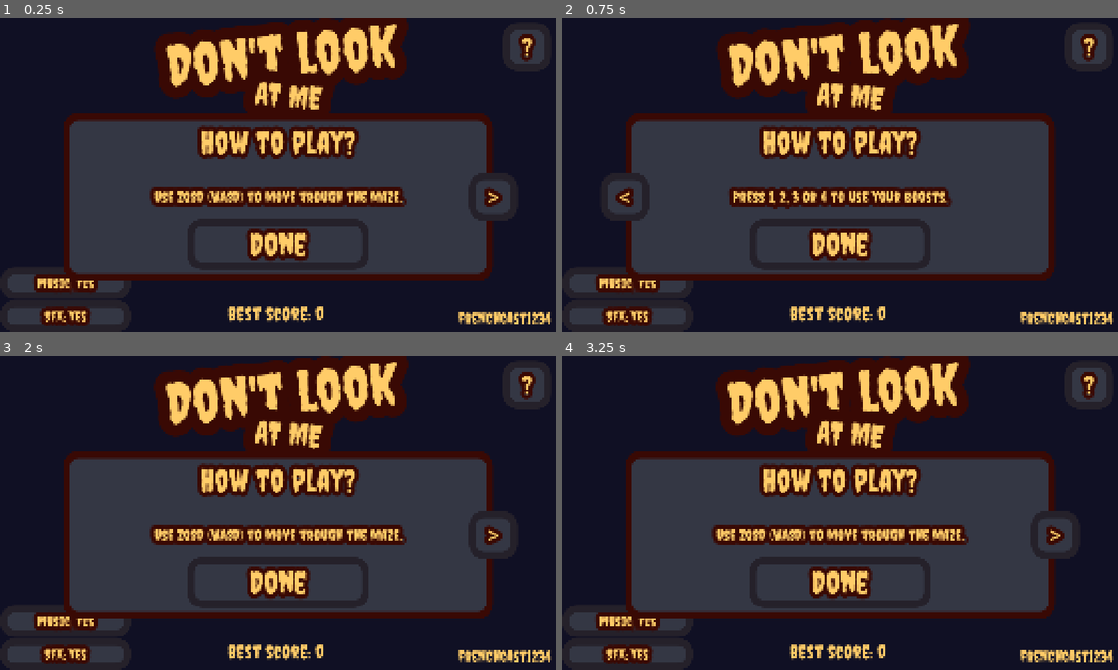
Above: before the commit, frames 1-4 (two rows, left to right).
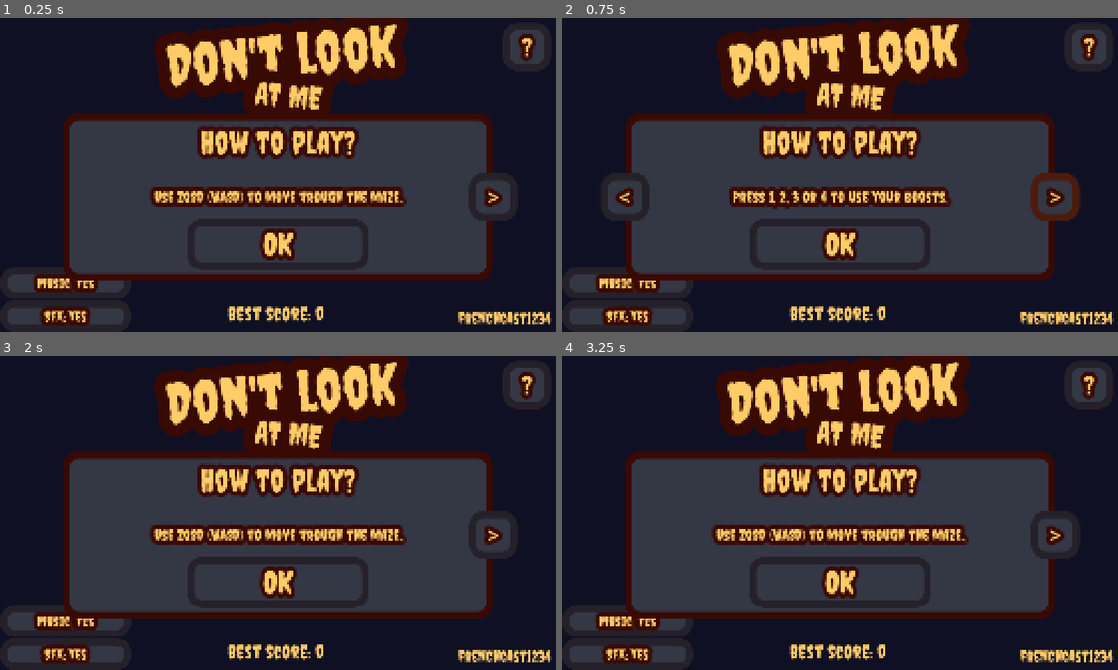
Above: after the commit, the same moments.

Repository: frenchcast1234/dont-look
Game: Godot game, scene res://src/menu/menu.tscn
The game is run twice, just before and just after one commit, with the same random seed, the same clock (stepped at 60 frames per second) and the same inputs.
Inputs:
- Up to frame 1 (0.25 s): no input
- Up to frame 2 (0.75 s): click ">" at 0.5 s
- Up to frame 3 (2 s): click "<" at 1.25 s
- Up to frame 4 (3.25 s): click "Play" at 2 s; click "Play" at 2.75 s

The runs differ from the first frame. In frame 1, 0.7% of the frame differs, in the area x 44-56%, y 67-78%; in frame 2, 1.7%, in the area x 44-94%, y 49-78%; in frame 3, 0.7%; in frame 4, 0.7%.

Commit message:
Ajout de la touche de l'inventaire dans la popup tuto

Diff:
--- a/project.godot
+++ b/project.godot
@@ -85,8 +85,7 @@
 }
 pause={
 "deadzone": 0.2,
-"events": [Object(InputEventKey,"resource_local_to_scene":false,"resource_name":"","device":-1,"window_id":0,"alt_pressed":false,"shift_pressed":false,"ctrl_pressed":false,"meta_pressed":false,"pressed":false,"keycode":0,"physical_keycode":69,"key_label":0,"unicode":101,"location":0,"echo":false,"script":null)
-]
+"events": []
 }
 
 [physics]
--- a/src/menu/info_popup.gd
+++ b/src/menu/info_popup.gd
@@ -1,11 +1,25 @@
 extends Panel
 
+var infos: Array[Dictionary] = [
+	{ "text": "Use ZQSD (WASD) to move trough the maze.", "next": true, "last": false },
+	{ "text": "Press 1, 2, 3 or 4 to use your boosts.", "next": true, "last": true },
+	{ "text": "Press E to toggle the pause menu.", "next": false, "last": true },
+]
+var index: int = 0
+
+func _ready() -> void:
+	%Info.text = infos[index].text
+	$Next.visible = infos[index].next
+	$Last.visible = infos[index].last
+
 func _on_next_pressed() -> void:
-	%Info.text = "Press 1, 2, 3 or 4 to use your boosts."
-	$Next.visible = false
-	$Last.visible = true
+	index += 1
+	%Info.text = infos[index].text
+	$Next.visible = infos[index].next
+	$Last.visible = infos[index].last
 
 func _on_last_pressed() -> void:
-	%Info.text = "Use ZQSD (WASD) to move trough the maze."
-	$Last.visible = false
-	$Next.visible = true
+	index -= 1
+	%Info.text = infos[index].text
+	$Next.visible = infos[index].next
+	$Last.visible = infos[index].last
--- a/src/menu/menu.tscn
+++ b/src/menu/menu.tscn
@@ -17,6 +17,18 @@
 corner_radius_bottom_right = 60
 corner_radius_bottom_left = 60
 
+[sub_resource type="StyleBoxFlat" id="StyleBoxFlat_xwqk2"]
+bg_color = Color(0.15686275, 0.1764706, 0.22352941, 1)
+border_width_left = 30
+border_width_top = 30
+border_width_right = 30
+border_width_bottom = 30
+border_color = Color(0.29411766, 0.105882354, 0.050980393, 1)
+corner_radius_top_left = 60
+corner_radius_top_right = 60
+corner_radius_bottom_right = 60
+corner_radius_bottom_left = 60
+
 [sub_resource type="StyleBoxFlat" id="StyleBoxFlat_sblgy"]
 bg_color = Color(0.20392157, 0.21568628, 0.26666668, 1)
 border_width_left = 30
@@ -97,11 +109,13 @@
 grow_horizontal = 2
 grow_vertical = 2
 theme_override_colors/font_color = Color(1, 0.8, 0.40784314, 1)
+theme_override_colors/font_pressed_color = Color(0.9764706, 0.7764706, 0.39607844, 1)
 theme_override_colors/font_hover_color = Color(0.9764706, 0.7764706, 0.39607844, 1)
 theme_override_colors/font_outline_color = Color(0.22352941, 0.03529412, 0.015686275, 1)
 theme_override_constants/outline_size = 70
 theme_override_font_sizes/font_size = 128
 theme_override_styles/normal = SubResource("StyleBoxFlat_2wf1j")
+theme_override_styles/pressed = SubResource("StyleBoxFlat_xwqk2")
 theme_override_styles/hover = SubResource("StyleBoxFlat_sblgy")
 text = "        Play        "
 
@@ -198,11 +212,13 @@
 offset_bottom = 220.0
 grow_horizontal = 0
 theme_override_colors/font_color = Color(1, 0.8, 0.40784314, 1)
+theme_override_colors/font_pressed_color = Color(0.9764706, 0.7764706, 0.39607844, 1)
 theme_override_colors/font_hover_color = Color(0.9764706, 0.7764706, 0.39607844, 1)
 theme_override_colors/font_outline_color = Color(0.22352941, 0.03529412, 0.015686275, 1)
 theme_override_constants/outline_size = 70
 theme_override_font_sizes/font_size = 100
 theme_override_styles/normal = SubResource("StyleBoxFlat_2wf1j")
+theme_override_styles/pressed = SubResource("StyleBoxFlat_xwqk2")
 theme_override_styles/hover = SubResource("StyleBoxFlat_sblgy")
 text = "?"
 
@@ -265,11 +281,13 @@
 custom_minimum_size = Vector2(753, 210)
 layout_mode = 2
 theme_override_colors/font_color = Color(1, 0.8, 0.40784314, 1)
-theme_override_colors/font_hover_color = Color(0.9764706, 0.7764706, 0.39607844, 1)
-theme_override_colors/font_outline_color = Color(0.22352941, 0.03529412, 0.015686275, 1)
-theme_override_constants/outline_size = 70
-theme_override_font_sizes/font_size = 128
-theme_override_styles/normal = SubResource("StyleBoxFlat_2wf1j")
+theme_override_colors/font_pressed_color = Color(0.9764706, 0.7764706, 0.39607844, 1)
+theme_override_colors/font_hover_color = Color(0.9764706, 0.7764706, 0.39607844, 1)
+theme_override_colors/font_outline_color = Color(0.22352941, 0.03529412, 0.015686275, 1)
+theme_override_constants/outline_size = 70
+theme_override_font_sizes/font_size = 100
+theme_override_styles/normal = SubResource("StyleBoxFlat_2wf1j")
+theme_override_styles/pressed = SubResource("StyleBoxFlat_xwqk2")
 theme_override_styles/hover = SubResource("StyleBoxFlat_sblgy")
 text = "Easy"
 
@@ -281,11 +299,13 @@
 custom_minimum_size = Vector2(753, 210)
 layout_mode = 2
 theme_override_colors/font_color = Color(1, 0.8, 0.40784314, 1)
-theme_override_colors/font_hover_color = Color(0.9764706, 0.7764706, 0.39607844, 1)
-theme_override_colors/font_outline_color = Color(0.22352941, 0.03529412, 0.015686275, 1)
-theme_override_constants/outline_size = 70
-theme_override_font_sizes/font_size = 128
-theme_override_styles/normal = SubResource("StyleBoxFlat_2wf1j")
+theme_override_colors/font_pressed_color = Color(0.9764706, 0.7764706, 0.39607844, 1)
+theme_override_colors/font_hover_color = Color(0.9764706, 0.7764706, 0.39607844, 1)
+theme_override_colors/font_outline_color = Color(0.22352941, 0.03529412, 0.015686275, 1)
+theme_override_constants/outline_size = 70
+theme_override_font_sizes/font_size = 100
+theme_override_styles/normal = SubResource("StyleBoxFlat_2wf1j")
+theme_override_styles/pressed = SubResource("StyleBoxFlat_xwqk2")
 theme_override_styles/hover = SubResource("StyleBoxFlat_sblgy")
 text = "Normal"
 
@@ -300,11 +320,13 @@
 custom_minimum_size = Vector2(753, 210)
 layout_mode = 2
 theme_override_colors/font_color = Color(1, 0.8, 0.40784314, 1)
-theme_override_colors/font_hover_color = Color(0.9764706, 0.7764706, 0.39607844, 1)
-theme_override_colors/font_outline_color = Color(0.22352941, 0.03529412, 0.015686275, 1)
-theme_override_constants/outline_size = 70
-theme_override_font_sizes/font_size = 128
-theme_override_styles/normal = SubResource("StyleBoxFlat_2wf1j")
+theme_override_colors/font_pressed_color = Color(0.9764706, 0.7764706, 0.39607844, 1)
+theme_override_colors/font_hover_color = Color(0.9764706, 0.7764706, 0.39607844, 1)
+theme_override_colors/font_outline_color = Color(0.22352941, 0.03529412, 0.015686275, 1)
+theme_override_constants/outline_size = 70
+theme_override_font_sizes/font_size = 100
+theme_override_styles/normal = SubResource("StyleBoxFlat_2wf1j")
+theme_override_styles/pressed = SubResource("StyleBoxFlat_xwqk2")
 theme_override_styles/hover = SubResource("StyleBoxFlat_sblgy")
 text = "Difficult"
 
@@ -316,16 +338,17 @@
 custom_minimum_size = Vector2(753, 210)
 layout_mode = 2
 theme_override_colors/font_color = Color(1, 0.8, 0.40784314, 1)
-theme_override_colors/font_hover_color = Color(0.9764706, 0.7764706, 0.39607844, 1)
-theme_override_colors/font_outline_color = Color(0.22352941, 0.03529412, 0.015686275, 1)
-theme_override_constants/outline_size = 70
-theme_override_font_sizes/font_size = 128
-theme_override_styles/normal = SubResource("StyleBoxFlat_2wf1j")
+theme_override_colors/font_pressed_color = Color(0.9764706, 0.7764706, 0.39607844, 1)
+theme_override_colors/font_hover_color = Color(0.9764706, 0.7764706, 0.39607844, 1)
+theme_override_colors/font_outline_color = Color(0.22352941, 0.03529412, 0.015686275, 1)
+theme_override_constants/outline_size = 70
+theme_override_font_sizes/font_size = 100
+theme_override_styles/normal = SubResource("StyleBoxFlat_2wf1j")
+theme_override_styles/pressed = SubResource("StyleBoxFlat_xwqk2")
 theme_override_styles/hover = SubResource("StyleBoxFlat_sblgy")
 text = "Custom"
 
 [node name="Popup2" type="Control" parent="." unique_id=1734717432]
-visible = false
 z_index = 2
 layout_mode = 1
 anchors_preset = 15
@@ -411,13 +434,15 @@
 custom_minimum_size = Vector2(753, 210)
 layout_mode = 2
 theme_override_colors/font_color = Color(1, 0.8, 0.40784314, 1)
+theme_override_colors/font_pressed_color = Color(0.9764706, 0.7764706, 0.39607844, 1)
 theme_override_colors/font_hover_color = Color(0.9764706, 0.7764706, 0.39607844, 1)
 theme_override_colors/font_outline_color = Color(0.22352941, 0.03529412, 0.015686275, 1)
 theme_override_constants/outline_size = 70
 theme_override_font_sizes/font_size = 128
 theme_override_styles/normal = SubResource("StyleBoxFlat_2wf1j")
-theme_override_styles/hover = SubResource("StyleBoxFlat_sblgy")
-text = "Done"
+theme_override_styles/pressed = SubResource("StyleBoxFlat_xwqk2")
+theme_override_styles/hover = SubResource("StyleBoxFlat_sblgy")
+text = "OK"
 
 [node name="InfoPopup" type="Control" parent="." unique_id=1479432945]
 visible = false
@@ -506,13 +531,15 @@
 grow_horizontal = 2
 grow_vertical = 0
 theme_override_colors/font_color = Color(1, 0.8, 0.40784314, 1)
+theme_override_colors/font_pressed_color = Color(0.9764706, 0.7764706, 0.39607844, 1)
 theme_override_colors/font_hover_color = Color(0.9764706, 0.7764706, 0.39607844, 1)
 theme_override_colors/font_outline_color = Color(0.22352941, 0.03529412, 0.015686275, 1)
 theme_override_constants/outline_size = 70
 theme_override_font_sizes/font_size = 128
 theme_override_styles/normal = SubResource("StyleBoxFlat_2wf1j")
-theme_override_styles/hover = SubResource("StyleBoxFlat_sblgy")
-text = "Done"
+theme_override_styles/pressed = SubResource("StyleBoxFlat_xwqk2")
+theme_override_styles/hover = SubResource("StyleBoxFlat_sblgy")
+text = "OK"
 
 [node name="Next" type="Button" parent="InfoPopup/Panel" unique_id=1720588424]
 layout_mode = 1
@@ -528,11 +555,13 @@
 grow_horizontal = 0
 grow_vertical = 2
 theme_override_colors/font_color = Color(1, 0.8, 0.40784314, 1)
+theme_override_colors/font_pressed_color = Color(0.9764706, 0.7764706, 0.39607844, 1)
 theme_override_colors/font_hover_color = Color(0.9764706, 0.7764706, 0.39607844, 1)
 theme_override_colors/font_outline_color = Color(0.22352941, 0.03529412, 0.015686275, 1)
 theme_override_constants/outline_size = 70
 theme_override_font_sizes/font_size = 100
 theme_override_styles/normal = SubResource("StyleBoxFlat_2wf1j")
+theme_override_styles/pressed = SubResource("StyleBoxFlat_xwqk2")
 theme_override_styles/hover = SubResource("StyleBoxFlat_sblgy")
 text = ">"
 
@@ -548,11 +577,13 @@
 offset_bottom = 100.0
 grow_vertical = 2
 theme_override_colors/font_color = Color(1, 0.8, 0.40784314, 1)
+theme_override_colors/font_pressed_color = Color(0.9764706, 0.7764706, 0.39607844, 1)
 theme_override_colors/font_hover_color = Color(0.9764706, 0.7764706, 0.39607844, 1)
 theme_override_colors/font_outline_color = Color(0.22352941, 0.03529412, 0.015686275, 1)
 theme_override_constants/outline_size = 70
 theme_override_font_sizes/font_size = 100
 theme_override_styles/normal = SubResource("StyleBoxFlat_2wf1j")
+theme_override_styles/pressed = SubResource("StyleBoxFlat_xwqk2")
 theme_override_styles/hover = SubResource("StyleBoxFlat_sblgy")
 text = "<"
 
